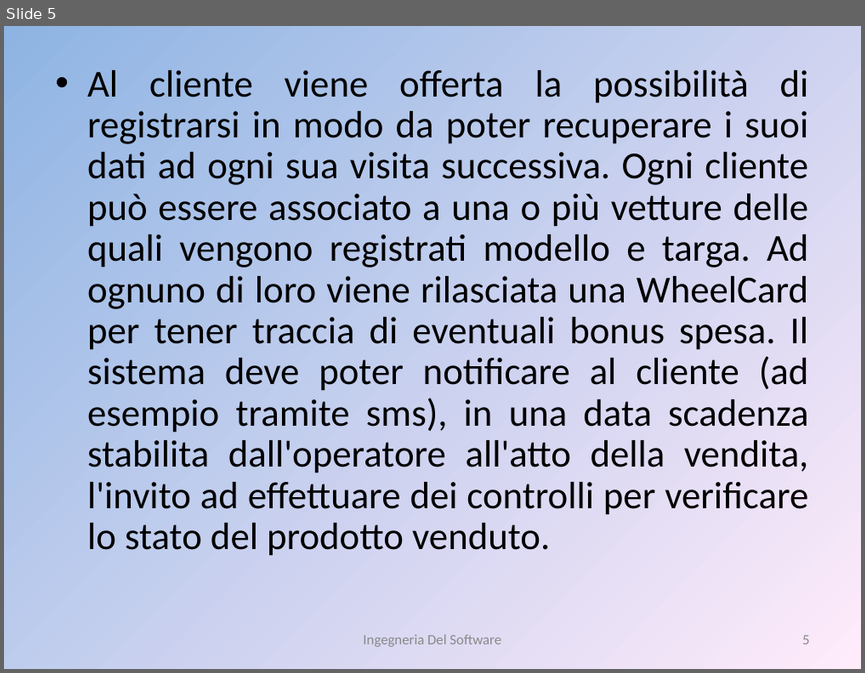
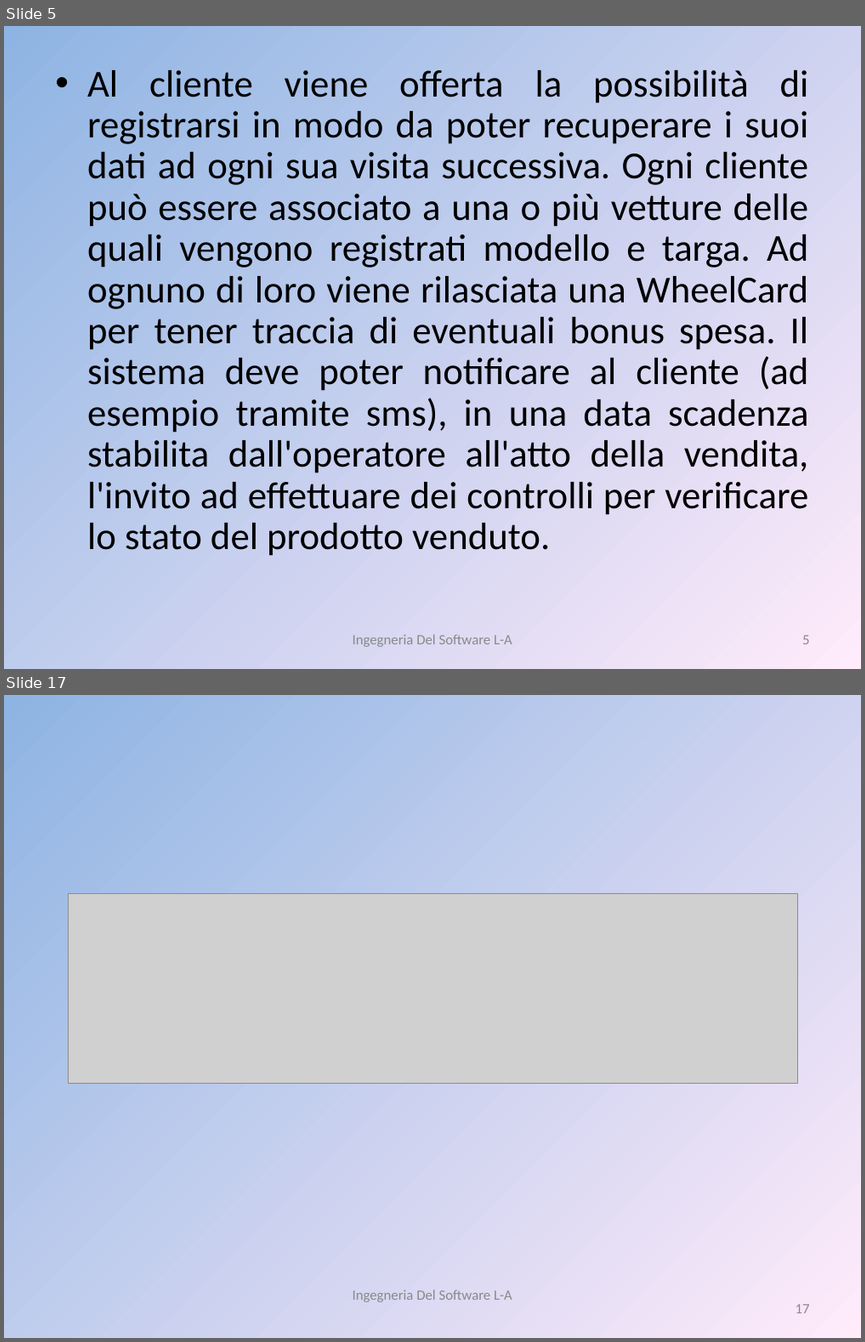
Before and after one commit to liannario/ingsoftbo, a slide deck: ViaggiateSicuri.ppt. Shown one above the other, each under a label of ours: slide 5 before the commit, slides 5 and 17 after it; the slides between them are not shown. The pictures are 865x673 and 865x1342 pixels, drawn with LibreOffice and Linux fonts; fonts in the diff are those of the drawing; grey boxes stand for pictures. Boxes give left, top, right and bottom in pixels: in the first picture for what was removed or moved away, otherwise in the second. Text is boxed around its words. In the diff, an @@ line names an element or a change of style, - is before the commit and + after.

```diff
--- a/ViaggiateSicuri.ppt
+++ b/ViaggiateSicuri.ppt
@@ slide 17 added at box(4, 695, 861, 1338), background gradient #8EB4E3 to #FFEBFA @@
@@ picture added at box(69, 894, 797, 1083) @@
@@ text added at box(352, 1289, 512, 1302), 12 pt, text #898989 @@
+Ingegneria Del Software L-A
@@ page number added at box(795, 1304, 810, 1313), 12 pt, text #898989 @@
+17
@@ slide 5 changed as well @@
@@ text at box(352, 634, 512, 646): text changed @@
-Ingegneria Del Software
+Ingegneria Del Software L-A
```
Also in this commit, not shown: 4 other slides changed, 10 other slides added, 1 slide removed.
